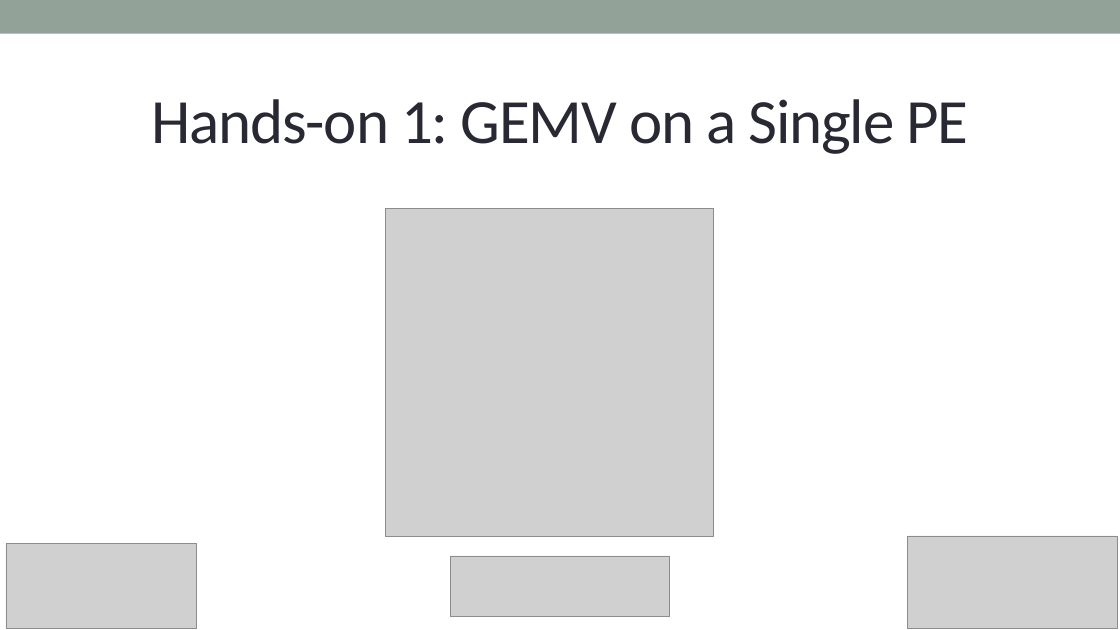
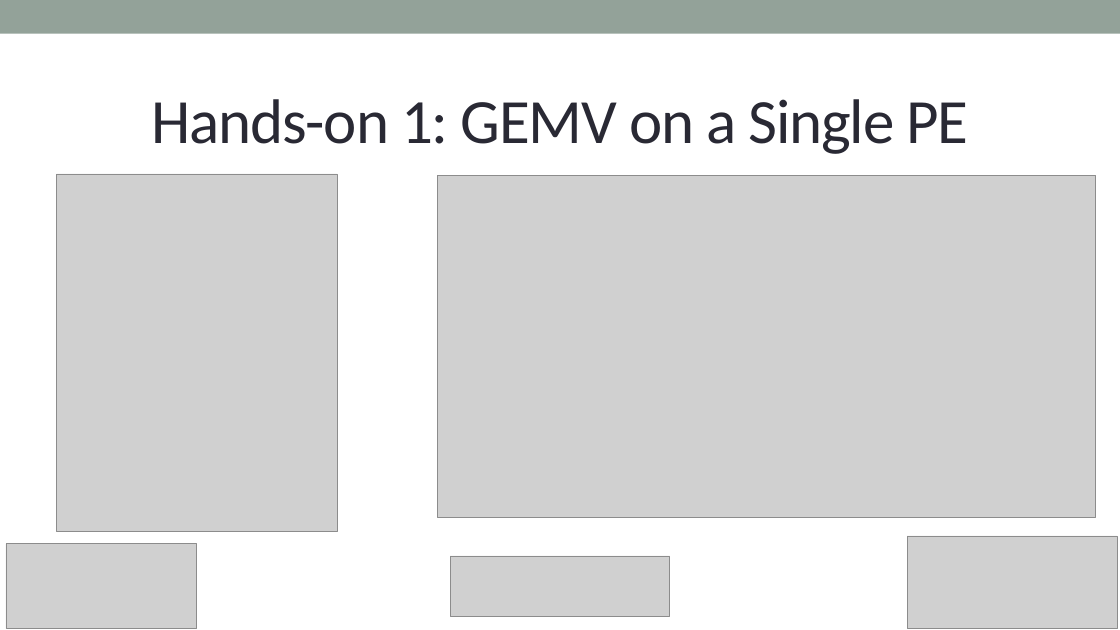
Before and after one commit to EPCCed/cs2-sdk-training, a slide deck: slide 1 of lectures/powerpoints/hands-on-1+washup.pptx. Drawn at 1120x630 pixels with LibreOffice and Linux fonts; fonts in the diff are those of the drawing; grey boxes stand for pictures. Boxes give left, top, right and bottom in pixels: in the first picture for what was removed or moved away, otherwise in the second. Text is boxed around its words. In the diff, an @@ line names an element or a change of style, - is before the commit and + after.

```diff
--- a/lectures/powerpoints/hands-on-1+washup.pptx
+++ b/lectures/powerpoints/hands-on-1+washup.pptx
@@ picture added at <box>57,174,338,532</box> @@
@@ picture added at <box>437,176,1096,518</box> @@
@@ picture removed at <box>386,208,714,537</box> @@
```
Also in this commit, not shown: 7 other slides changed, 3 slides removed.
